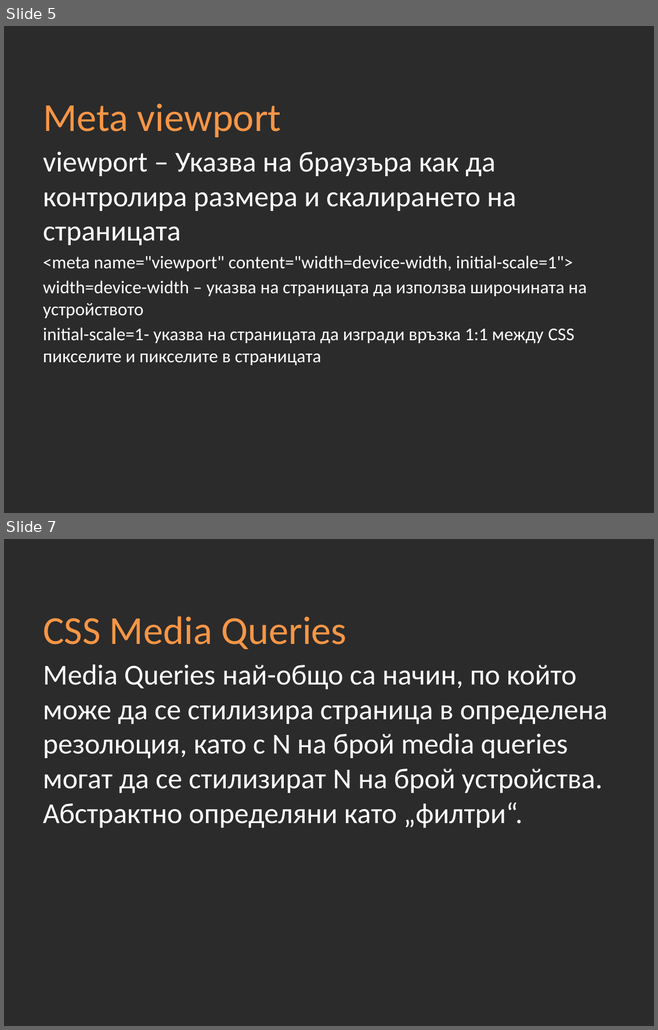
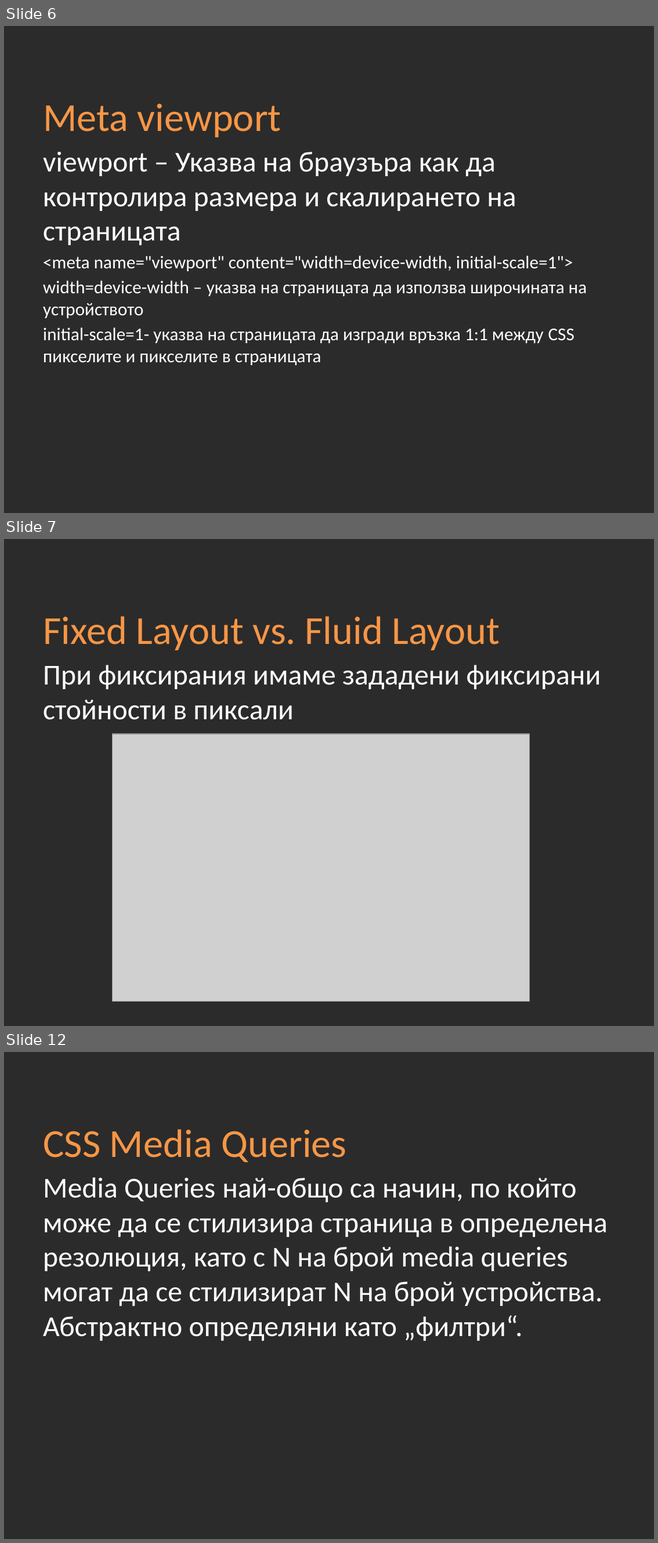
Before and after one commit to Academy-Soft-Intellect/Front-End-Course, a slide deck: 08-Adaptive-Design/09-Adaptive-Design.pptx. Shown one above the other, each under a label of ours: slides 5 and 7 before the commit, slides 6, 7 and 12 after it; the slides between them are not shown. The pictures are 658x1030 and 658x1543 pixels, drawn with LibreOffice and Linux fonts; fonts in the diff are those of the drawing; grey boxes stand for pictures; background and template pictures are left out; a plain dark background stands for a picture behind light text. Boxes give left, top, right and bottom in pixels: in the first picture for what was removed or moved away, otherwise in the second. Text is boxed around its words. In the diff, an @@ line names an element or a change of style, - is before the commit and + after.

```diff
--- a/08-Adaptive-Design/09-Adaptive-Design.pptx
+++ b/08-Adaptive-Design/09-Adaptive-Design.pptx
@@ slide 7 added at [4,539,654,1026], background picture (left out) @@
@@ title added at [43,616,499,650], 44 pt, text #F79646 @@
+Fixed Layout vs. Fluid Layout
@@ text added at [43,665,601,720], 32 pt, text #FFFFFF @@
+При фиксирания имаме зададени фиксирани стойности в пиксали
@@ picture added at [112,734,529,1001] @@
@@ what was slide 5 is now slide 6 @@
@@ what was slide 7 is now slide 12 @@
```
Also in this commit, not shown: 2 slides changed, 6 other slides added, 2 slides removed.
